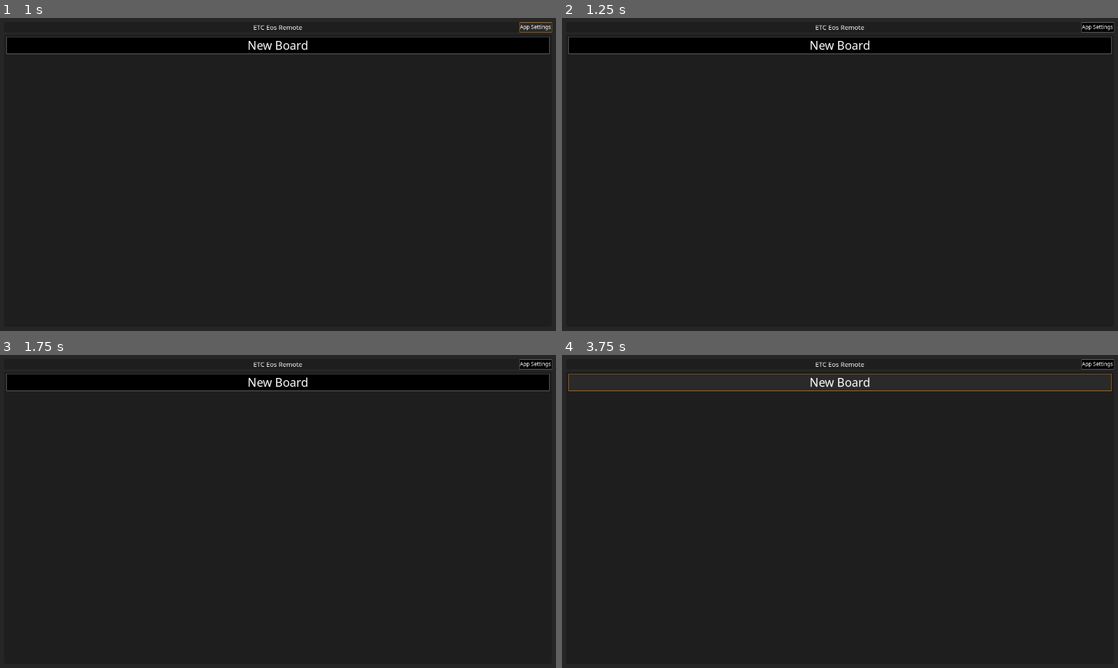
Above: before the commit, frames 1-4 (two rows, left to right).
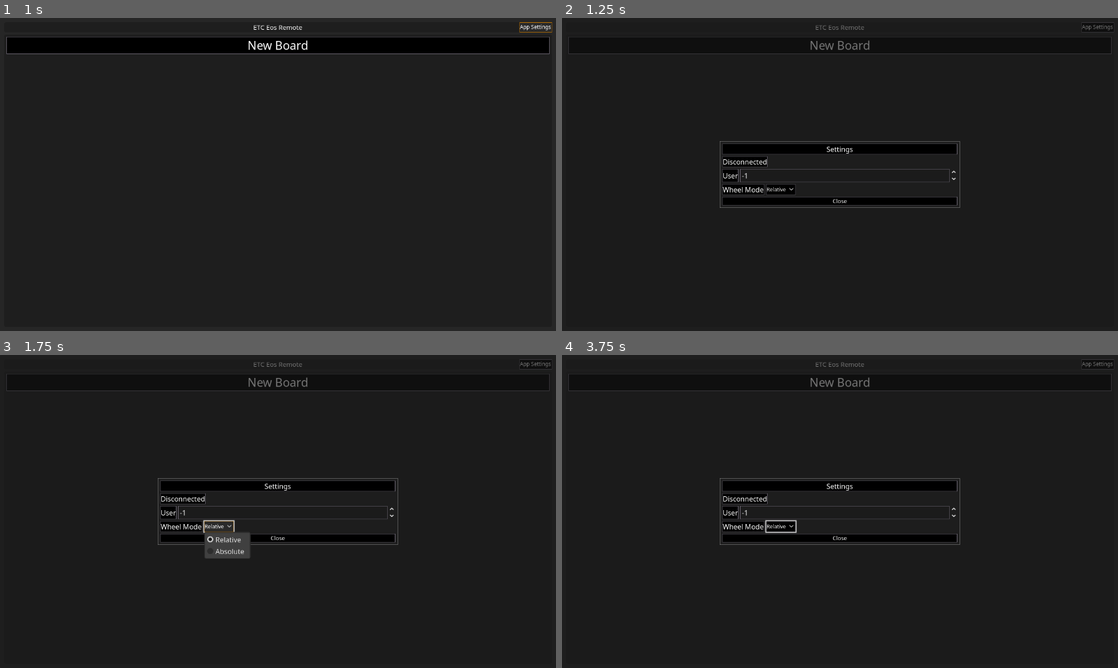
Above: after the commit, the same moments.

Repository: CoffeeCoder1/etc-eos-remote
Game: Godot game, scene res://scenes/main/main.tscn
The game is run twice, just before and just after one commit, with the same random seed, the same clock (stepped at 60 frames per second) and the same inputs.
Inputs (mouse positions are in pixels of both pictures, inside the frame that each line leads up to):
- Up to frame 1 (1 s): tap Enter at 0.5 s; drag from (533, 27) to (333, 105) at 0.52 s
- Up to frame 2 (1.25 s): no input
- Up to frame 3 (1.75 s): click (216, 527) at 1.25 s, where only the run after the commit has a clickable "Relative"
- Up to frame 4 (3.75 s): click (778, 527) at 2 s, where only the run after the commit has a clickable "Relative"; click (778, 527) at 2.75 s, where only the run after the commit has a clickable "Relative"; tap Space at 3.5 s; drag from (840, 383) to (812, 574) at 3.52 s

Frame 1 is identical in both runs. In frame 2, 3.7% of the frame differs, in the area x 1-100%, y 1-61%; in frame 3, 4.1%; in frame 4, 8.8%.
Error before the commit: Trying to assign value of type 'Control' to a variable of type 'VBoxContainer'. (res://scenes/main/main.gd:7)

Commit message:
Change the main.gd onready var node types to match changes elsewhere

Diff:
--- a/scenes/main/main.gd
+++ b/scenes/main/main.gd
@@ -4,8 +4,8 @@
 const BOARD_MENU = preload("res://scenes/menu/board_menu/board_menu.tscn")
 const NEW_BOARD_MENU = preload("res://scenes/menu/new_board_menu/new_board_menu.tscn")
 
-@onready var board_selector_container: VBoxContainer = %BoardSelectorContainer
-@onready var interface_container: VBoxContainer = %InterfaceContainer
+@onready var board_selector_container: Control = %BoardSelectorContainer
+@onready var interface_container: Control = %InterfaceContainer
 @onready var menu_container: MenuContainer = %MenuContainer
 @onready var connecting_message: Control = $ConnectingMessage
 
